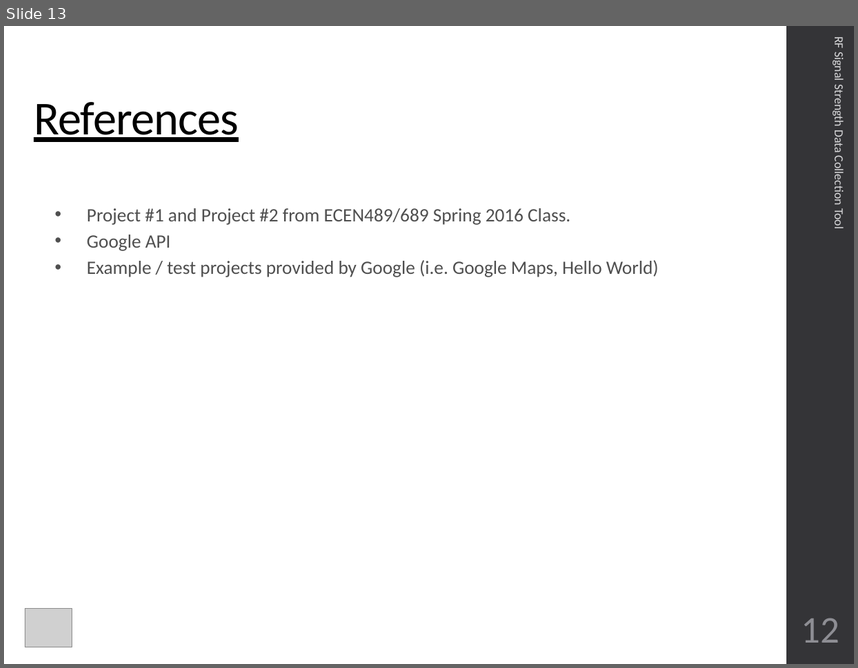
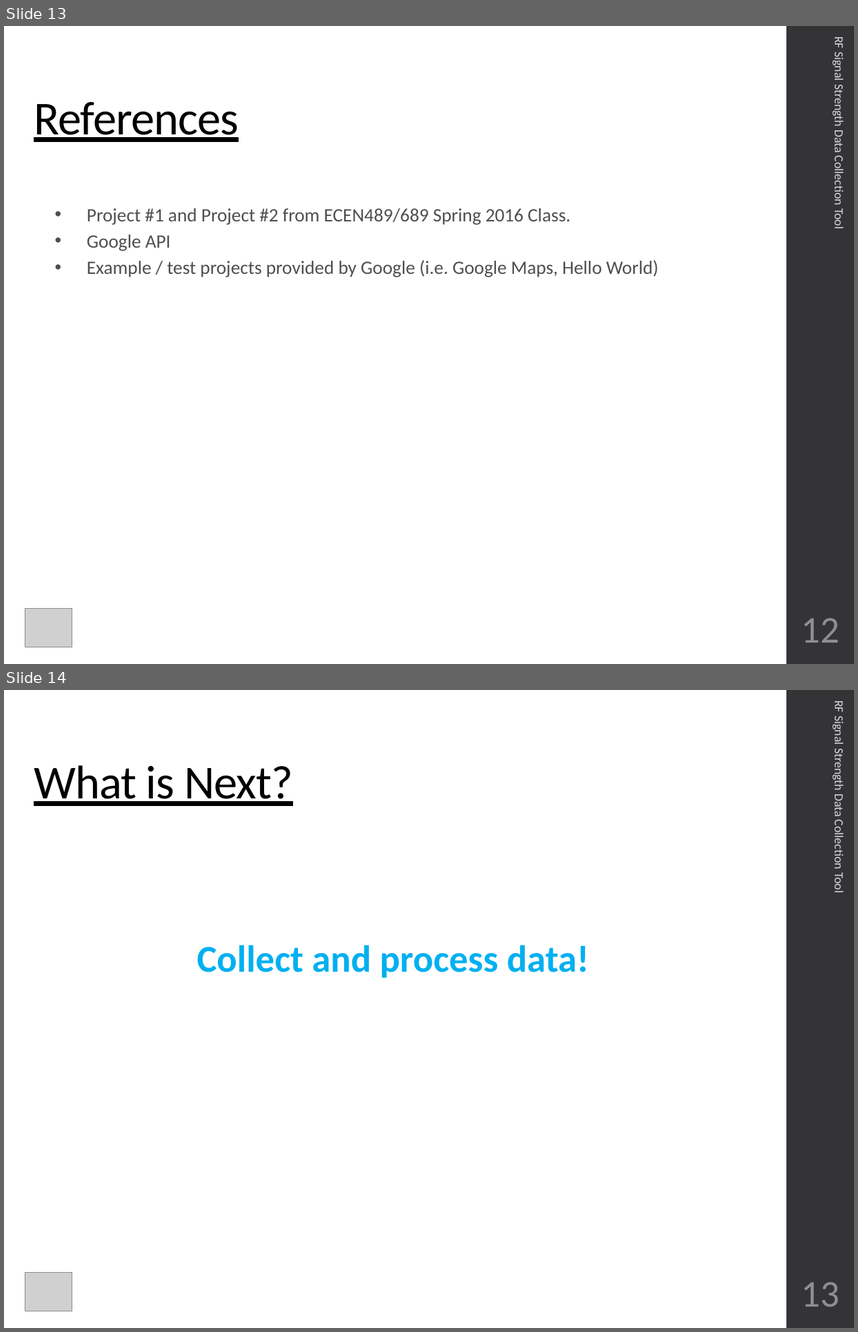
Before and after one commit to CourseReps/ECEN489-Spring2016, a slide deck: Students/johnlusher/Project_3/ECEN689_Project_3_John_Lusher.pptx. Shown one above the other, each under a label of ours: slide 13 before the commit, slides 13 and 14 after it. The pictures are 858x668 and 858x1332 pixels, drawn with LibreOffice and Linux fonts; fonts in the diff are those of the drawing; grey boxes stand for pictures. Boxes give left, top, right and bottom in pixels: in the first picture for what was removed or moved away, otherwise in the second. Text is boxed around its words. In the diff, an @@ line names an element or a change of style, - is before the commit and + after.

Commit message:
Powerpoint Update

```diff
--- a/Students/johnlusher/Project_3/ECEN689_Project_3_John_Lusher.pptx
+++ b/Students/johnlusher/Project_3/ECEN689_Project_3_John_Lusher.pptx
@@ slide 14 added at (4,690,854,1328), background #FFFFFF; not listed: 1 template element that a slide beside it also shows @@
@@ text added at (831,701,846,892), 10.5 pt, text #D9D9DB @@
+RF Signal Strength Data Collection Tool
@@ title added at (34,765,293,806), 40 pt, text #000000, underline @@
+What is Next?
@@ text added at (197,945,589,978), 32 pt, text #00B0F0, bold @@
+  Collect and process data!
@@ picture added at (25,1272,72,1310) @@
@@ page number added at (802,1281,840,1306), 32 pt, text #8E8E94 @@
+13
```
Also in this commit, not shown: 5 slides changed.
